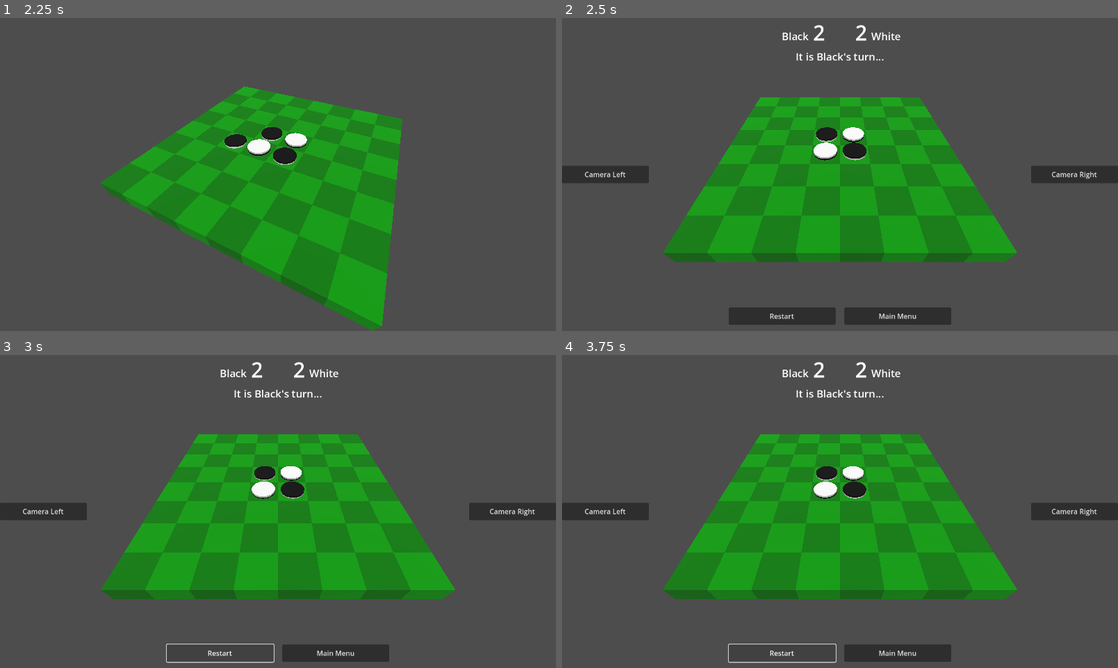
Above: before the commit, frames 1-4 (two rows, left to right).
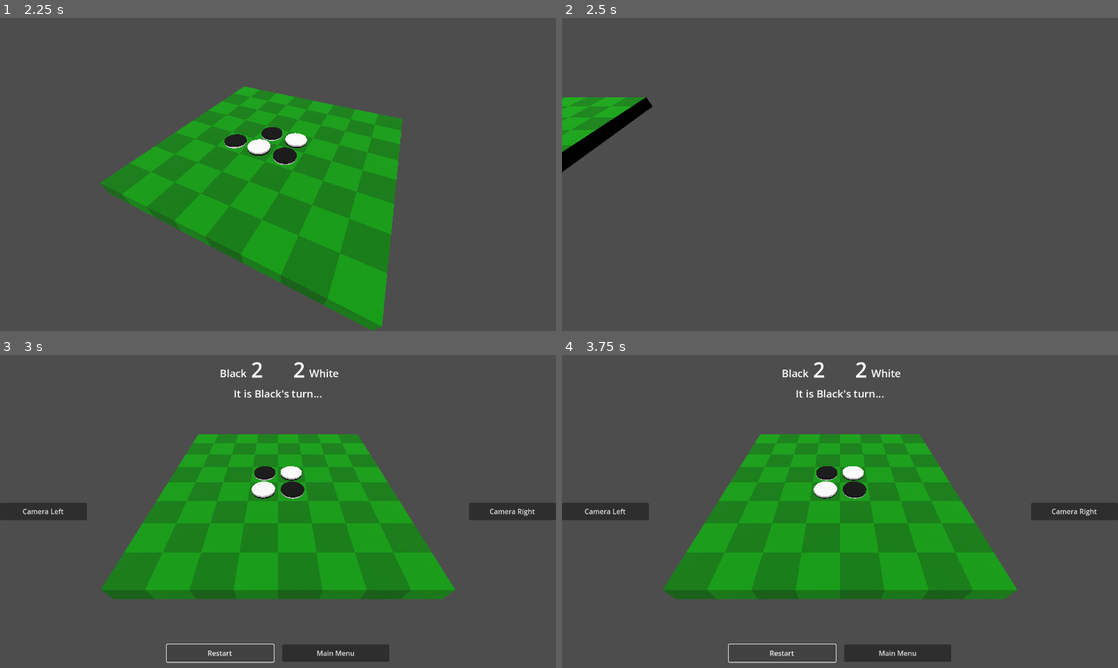
Above: after the commit, the same moments.

Repository: phrasmotica/othello
Game: Godot game, scene res://scenes/3d/main_menu_3d.tscn
Same seed, same stepped clock (60 frames per second), same inputs: the game is played once before the commit and once after it.
Inputs (mouse positions are in pixels of both pictures, inside the frame that each line leads up to):
- Up to frame 1 (2.25 s): move the mouse to (400, 158) at 0.52 s; click (400, 158) at 0.67 s; click "Start Game" at 1.25 s; move the mouse to (166, 190) at 2.02 s; click (166, 190) at 2.17 s
- Up to frame 2 (2.5 s): no input
- Up to frame 3 (3 s): click "Restart" at 2.75 s
- Up to frame 4 (3.75 s): click "Restart" at 3.5 s

Frame 1 is identical in both runs. In frame 2, 31% of the frame differs, in the area x 0-100%, y 2-98%; in frame 3, less than 0.1%; in frame 4, less than 0.1%.

Commit message:
Move main menu's board off-screen before starting the game, and stop the auto-playing also

Diff:
--- a/scenes/3d/main_menu_3d.tscn
+++ b/scenes/3d/main_menu_3d.tscn
@@ -14,12 +14,14 @@
 board_3d = NodePath("../Board3D")
 
 [node name="AutoPlayer3D" type="Node" parent="." node_paths=PackedStringArray("board")]
+unique_name_in_owner = true
 script = ExtResource("2_v5wsa")
 board = NodePath("../Board3D")
 
 [node name="Board3D" parent="." instance=ExtResource("2_ui3b4")]
 
 [node name="CameraRig" parent="Board3D" instance=ExtResource("3_job7k")]
+unique_name_in_owner = true
 camera_mode = 1
 rotation_speed = 0.2
 
--- a/scripts/3d/auto_player_3d.gd
+++ b/scripts/3d/auto_player_3d.gd
@@ -1,10 +1,12 @@
-extends Node
+class_name AutoPlayer3D extends Node
 
 @export_range(2.0, 5.0)
 var play_interval := 2.0
 
 @export
 var board: Board3D
+
+var _tween: Tween
 
 func _ready() -> void:
 	_start_autoplay()
@@ -13,10 +15,14 @@
 	if not board:
 		return
 
-	var tween := create_tween().set_loops()
+	_tween = create_tween().set_loops()
 
-	tween.tween_callback(
+	_tween.tween_callback(
 		func() -> void:
 			if board:
 				board.play_random()
 	).set_delay(play_interval)
+
+func stop_autoplay() -> void:
+	if _tween:
+		_tween.stop()
--- a/scripts/3d/main_menu_3d.gd
+++ b/scripts/3d/main_menu_3d.gd
@@ -2,6 +2,12 @@
 
 @onready
 var game_scene: PackedScene = load("res://scenes/3d/game_3d.tscn")
+
+@onready
+var auto_player: AutoPlayer3D = %AutoPlayer3D
+
+@onready
+var camera_rig: CameraRig = %CameraRig
 
 @onready
 var ui: MainMenuUI = %MainMenuUI
@@ -12,6 +18,21 @@
 		ui.quit.connect(_handle_quit)
 
 func _handle_started() -> void:
+	auto_player.stop_autoplay()
+	camera_rig.camera_mode = CameraRig.CameraMode.STATIC
+
+	var tween := create_tween()
+
+	tween.tween_property(
+		camera_rig,
+		"position:x",
+		camera_rig.position.x + 30,
+		0.4
+	)
+
+	tween.finished.connect(_load_game)
+
+func _load_game() -> void:
 	if game_scene:
 		Globals.init_finished = false
 		get_tree().change_scene_to_packed(game_scene)
